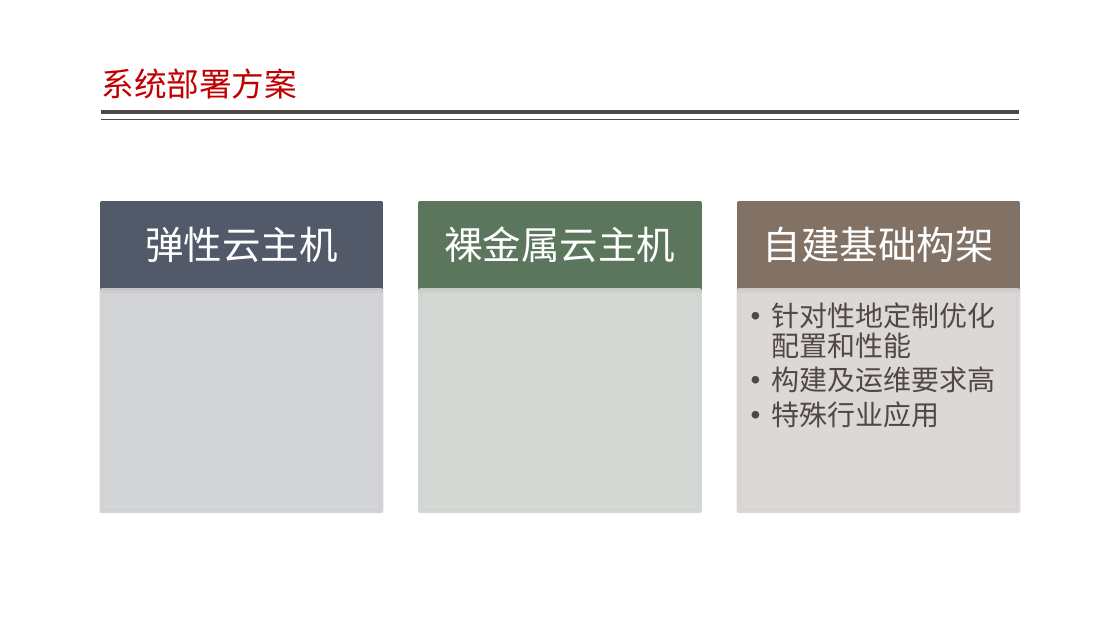
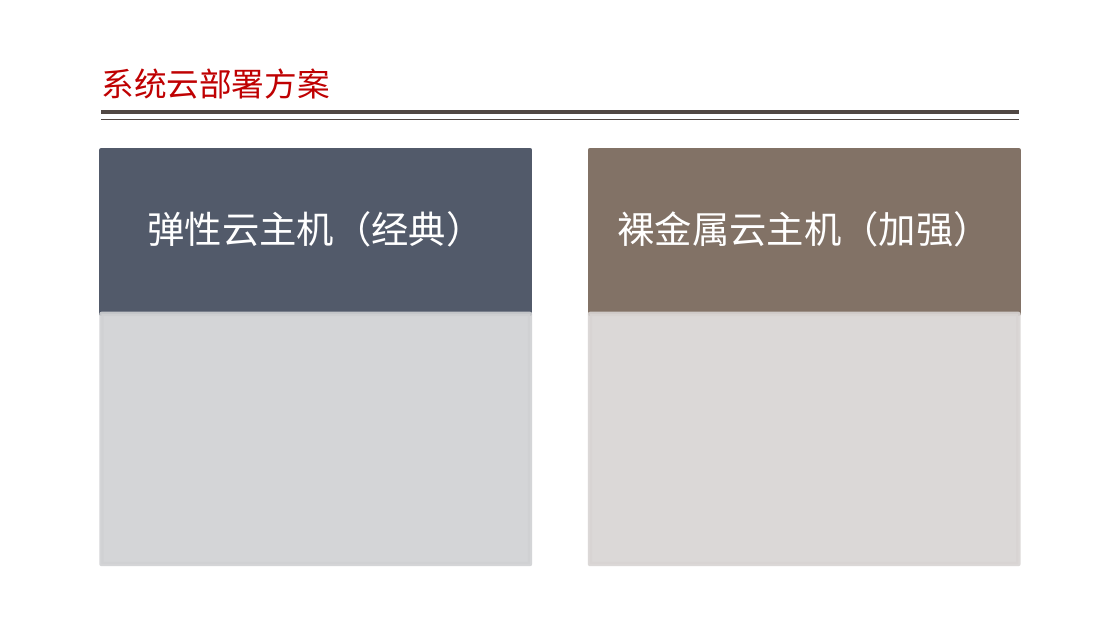
Before and after one commit to jzgi/chainsmart, a slide deck: slide 11 of Docs/品链应用参考设计.pptx (slide 13 before the commit). Drawn at 1120x630 pixels with LibreOffice and Linux fonts; fonts in the diff are those of the drawing. Boxes give left, top, right and bottom in pixels: in the first picture for what was removed or moved away, otherwise in the second. Text is boxed around its words. In the diff, an @@ line names an element or a change of style, - is before the commit and + after.

```diff
--- a/Docs/品链应用参考设计.pptx
+++ b/Docs/品链应用参考设计.pptx
@@ title at [101, 68, 329, 99]: text changed @@
-系统部署方案
+系统云部署方案
@@ rectangle: place and size @@
-rectangle at [102, 203, 381, 291]
+rectangle at [102, 150, 530, 313]
@@ rectangle: place and size @@
-rectangle at [739, 203, 1019, 291]
+rectangle at [590, 150, 1018, 313]
@@ text at [148, 211, 484, 247]: text changed; size 33 to 32 pt; font Roboto to Noto Sans CJK SC @@
-弹性云主机
+弹性云主机（经典）
@@ text at [617, 211, 990, 247]: text changed; size 33 to 32 pt; font Roboto to Noto Sans CJK SC @@
-裸金属云主机
+裸金属云主机（加强）
@@ rectangle: place and size @@
-rectangle at [102, 291, 381, 512]
+rectangle at [102, 314, 530, 565]
@@ rectangle: place and size @@
-rectangle at [739, 291, 1019, 512]
+rectangle at [590, 314, 1018, 565]
@@ group removed at [420, 203, 996, 512]: 2 rectangles, 2 texts @@
-自建基础构架
-  • 针对性地定制优化配置和性能
-  • 构建及运维要求高
-  • 特殊行业应用
```
Also in this commit, not shown: 8 other slides changed, 2 slides added, 7 slides removed, 35 other files.
